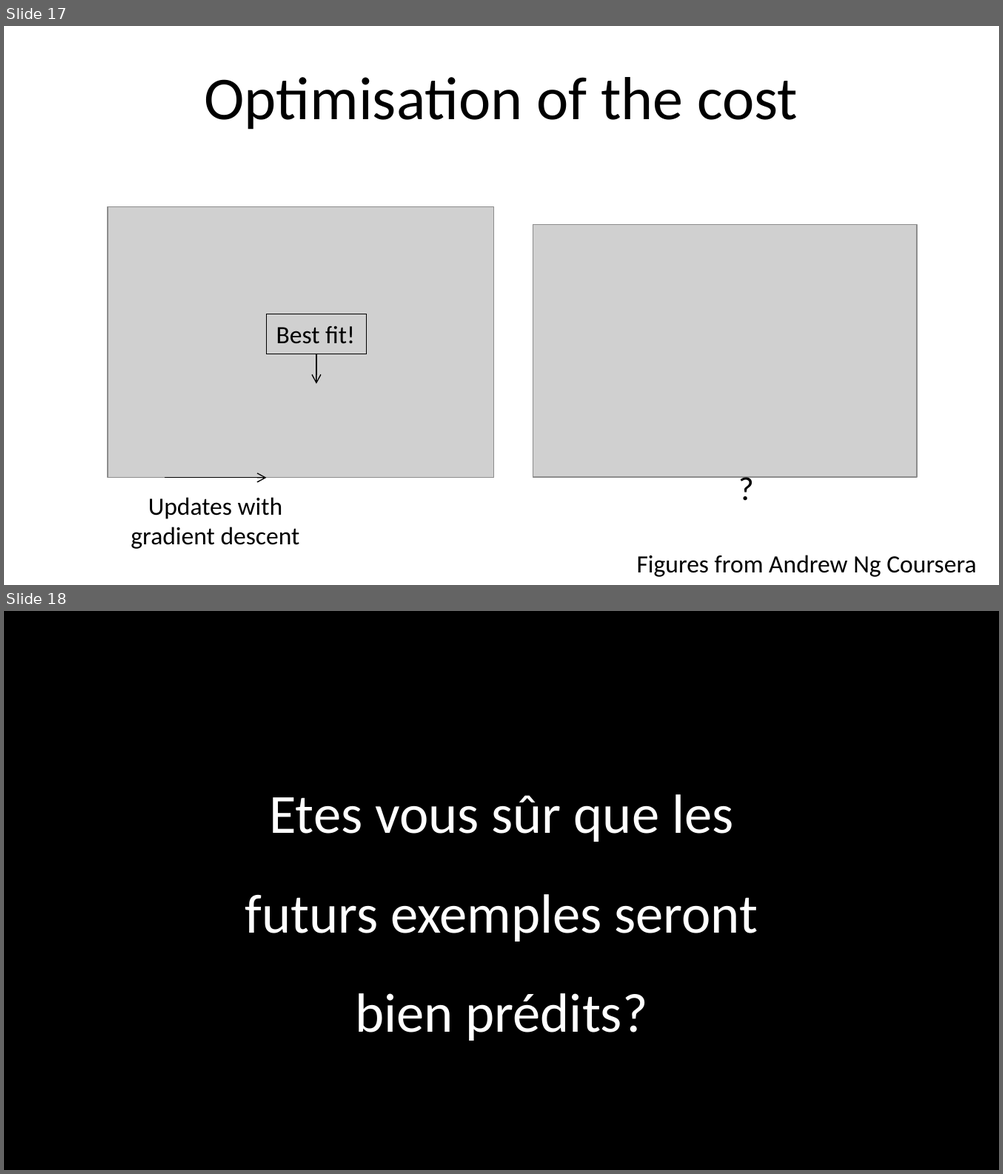
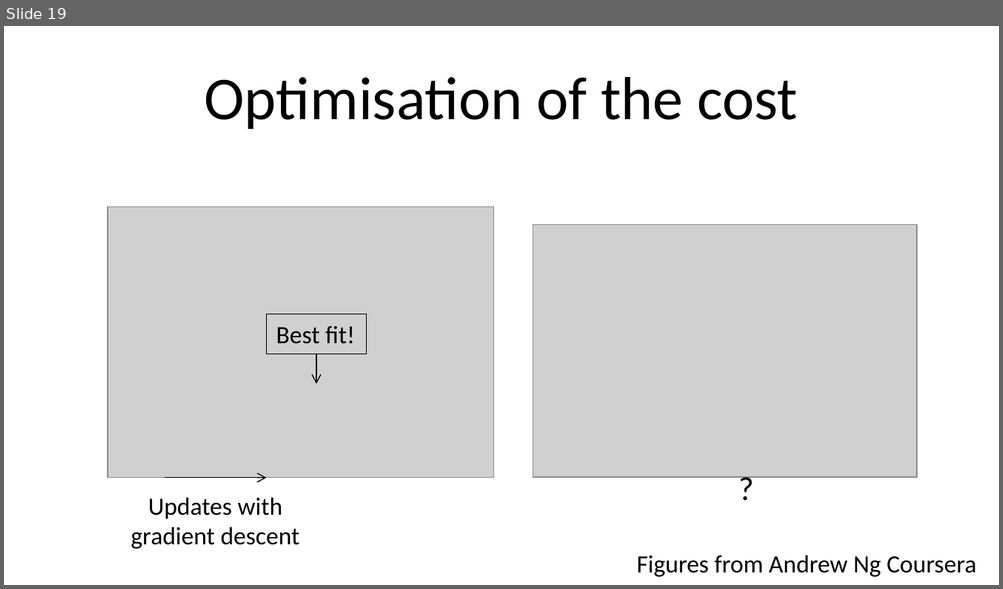
Before and after one commit to Monia234/IFSBM-bigdata, a slide deck: TP_IFSBM_module12/2020/labs/lab_2/TP_DL.pptx. Shown one above the other, each under a label of ours: slides 17 and 18 before the commit, slide 19 after it. The pictures are 1003x1174 and 1003x589 pixels, drawn with LibreOffice and Linux fonts; fonts in the diff are those of the drawing; grey boxes stand for pictures. Boxes give left, top, right and bottom in pixels: in the first picture for what was removed or moved away, otherwise in the second. Text is boxed around its words. In the diff, an @@ line names an element or a change of style, - is before the commit and + after.

```diff
--- a/TP_IFSBM_module12/2020/labs/lab_2/TP_DL.pptx
+++ b/TP_IFSBM_module12/2020/labs/lab_2/TP_DL.pptx
@@ slide 18 removed at [4,611,999,1170], background #000000 @@
@@ text removed at [244,795,757,1041] @@
-Etes vous sûr que les futurs exemples seront bien prédits?
@@ what was slide 17 is now slide 19 @@
```
Also in this commit, not shown: 1 slide changed, 8 slides added, 4 other slides removed, 1 other file.
